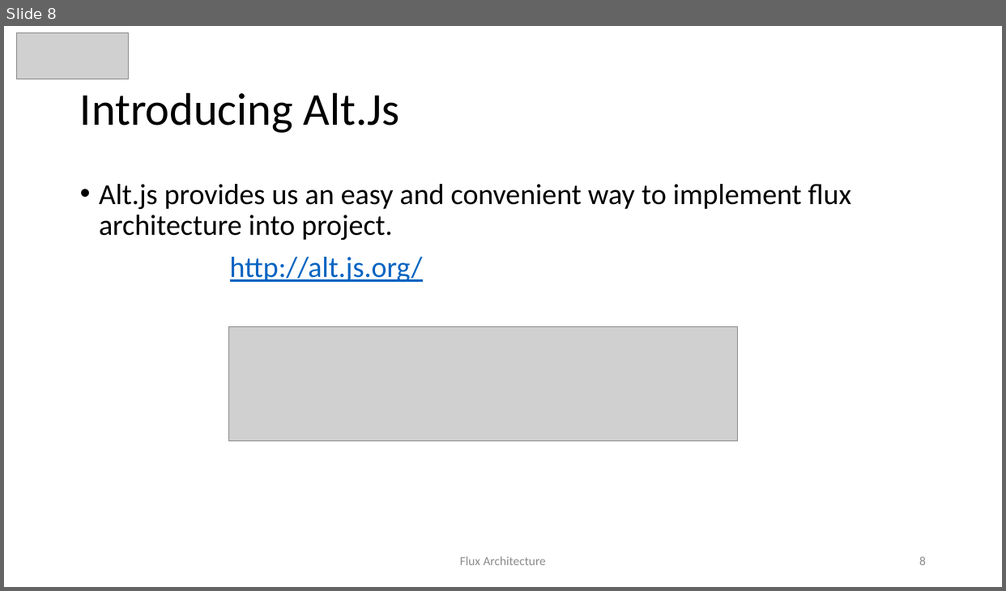
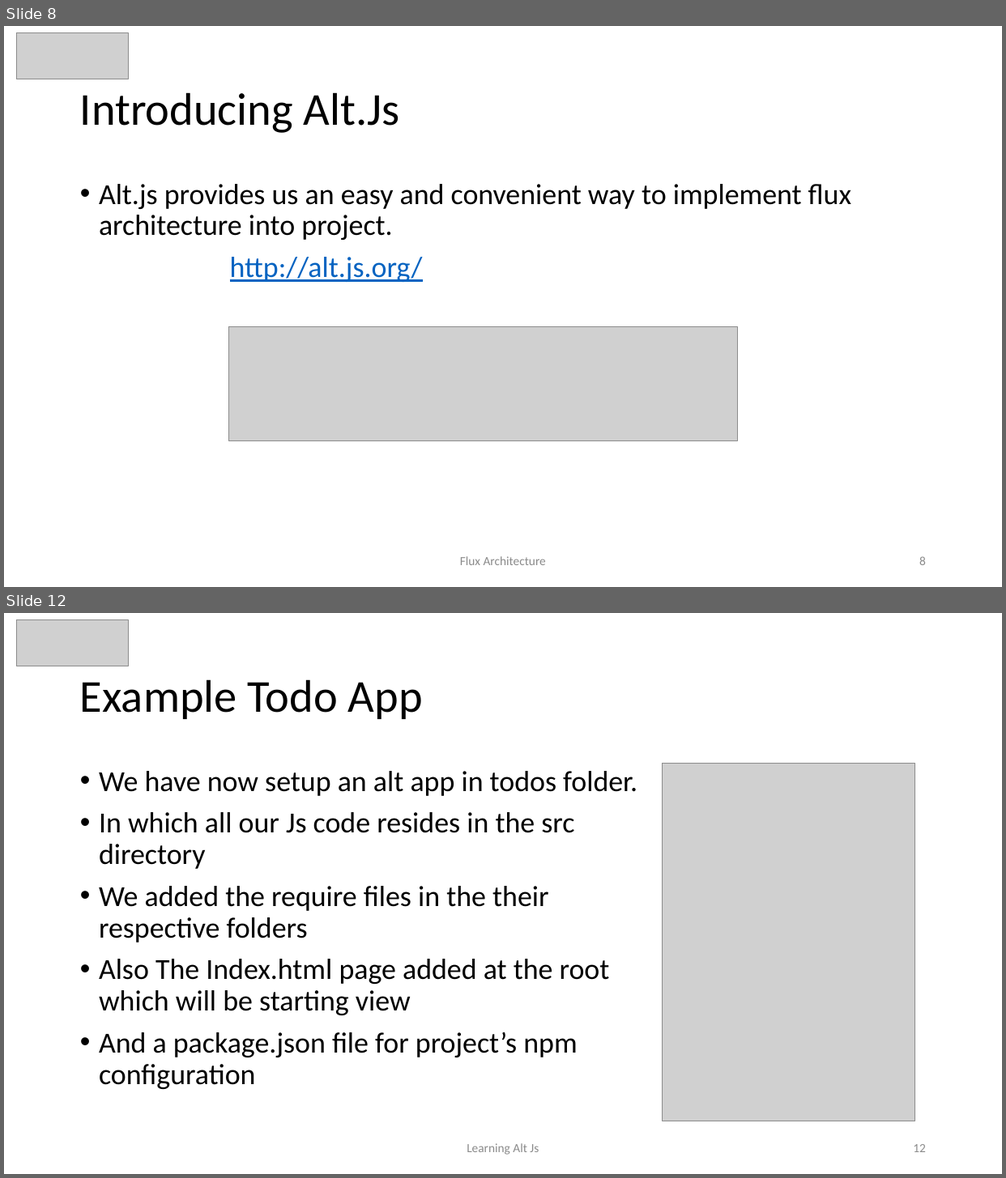
Before and after one commit to awahab29/samplealt, a slide deck: React.pptx. Shown one above the other, each under a label of ours: slide 8 before the commit, slides 8 and 12 after it; the slides between them are not shown. The pictures are 1006x591 and 1006x1178 pixels, drawn with LibreOffice and Linux fonts; fonts in the diff are those of the drawing; grey boxes stand for pictures. Boxes give left, top, right and bottom in pixels: in the first picture for what was removed or moved away, otherwise in the second. Text is boxed around its words. In the diff, an @@ line names an element or a change of style, - is before the commit and + after.

```diff
--- a/React.pptx
+++ b/React.pptx
@@ slide 12 added at bbox=[4, 613, 1002, 1174], background #FFFFFF @@
@@ picture added at bbox=[17, 619, 128, 666] @@
@@ title added at bbox=[80, 679, 423, 719], 44 pt, text #000000 @@
+Example Todo App
@@ text added at bbox=[99, 771, 637, 1089], 28 pt, text #000000 @@
+• We have now setup an alt app in todos folder.
+• In which all our Js code resides in the src directory
+• We added the require files in the their respective folders
+• Also The Index.html page added at the root which will be starting view
+• And a package.json file for project’s npm configuration
@@ picture added at bbox=[662, 764, 915, 1122] @@
@@ text added at bbox=[467, 1144, 539, 1155], 12 pt, text #8C8C8C @@
+Learning Alt Js
@@ page number added at bbox=[913, 1144, 926, 1152], 12 pt, text #8C8C8C @@
+12
```
Also in this commit, not shown: 17 slides changed, 5 other slides added, 1 slide removed, 1 other file.
